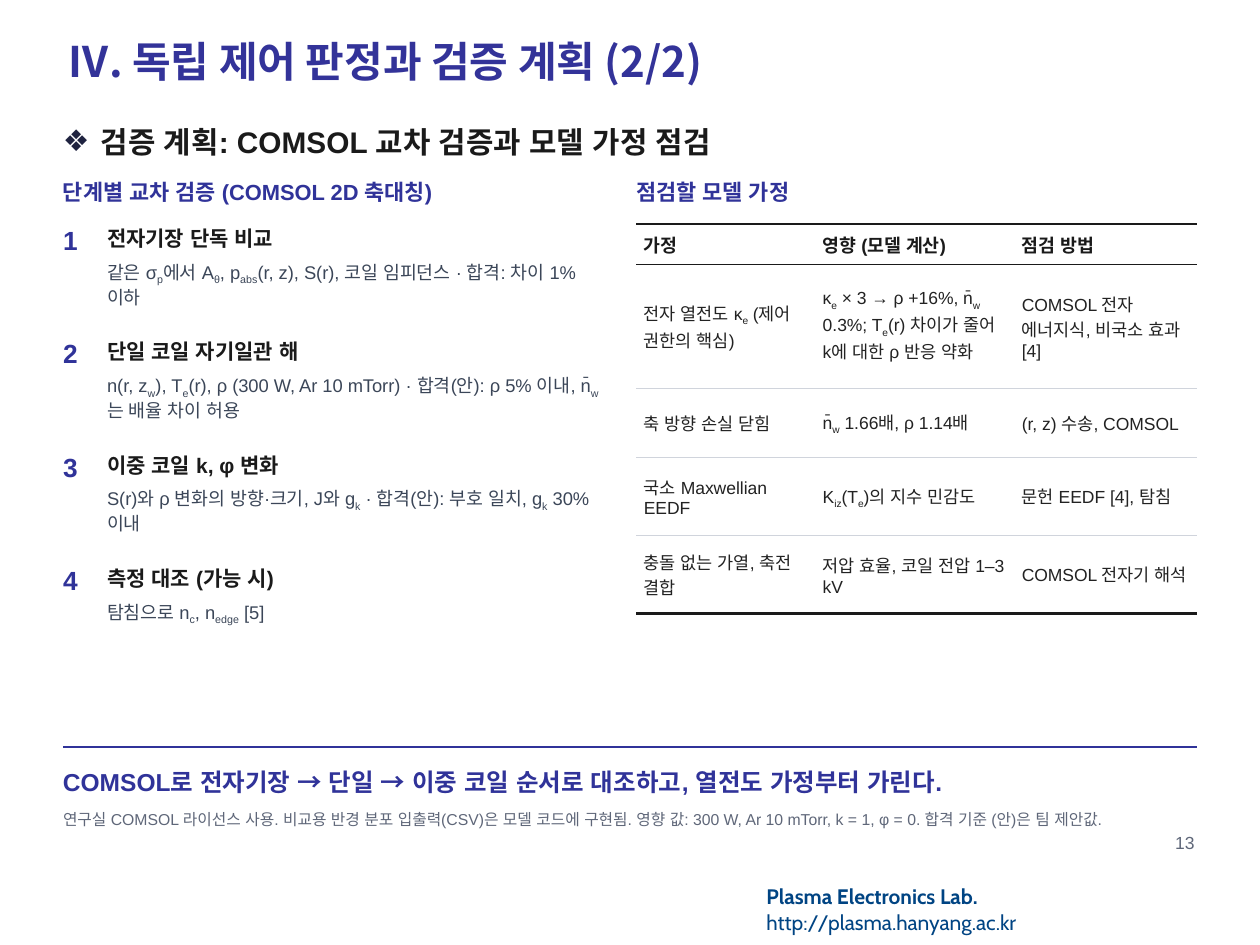
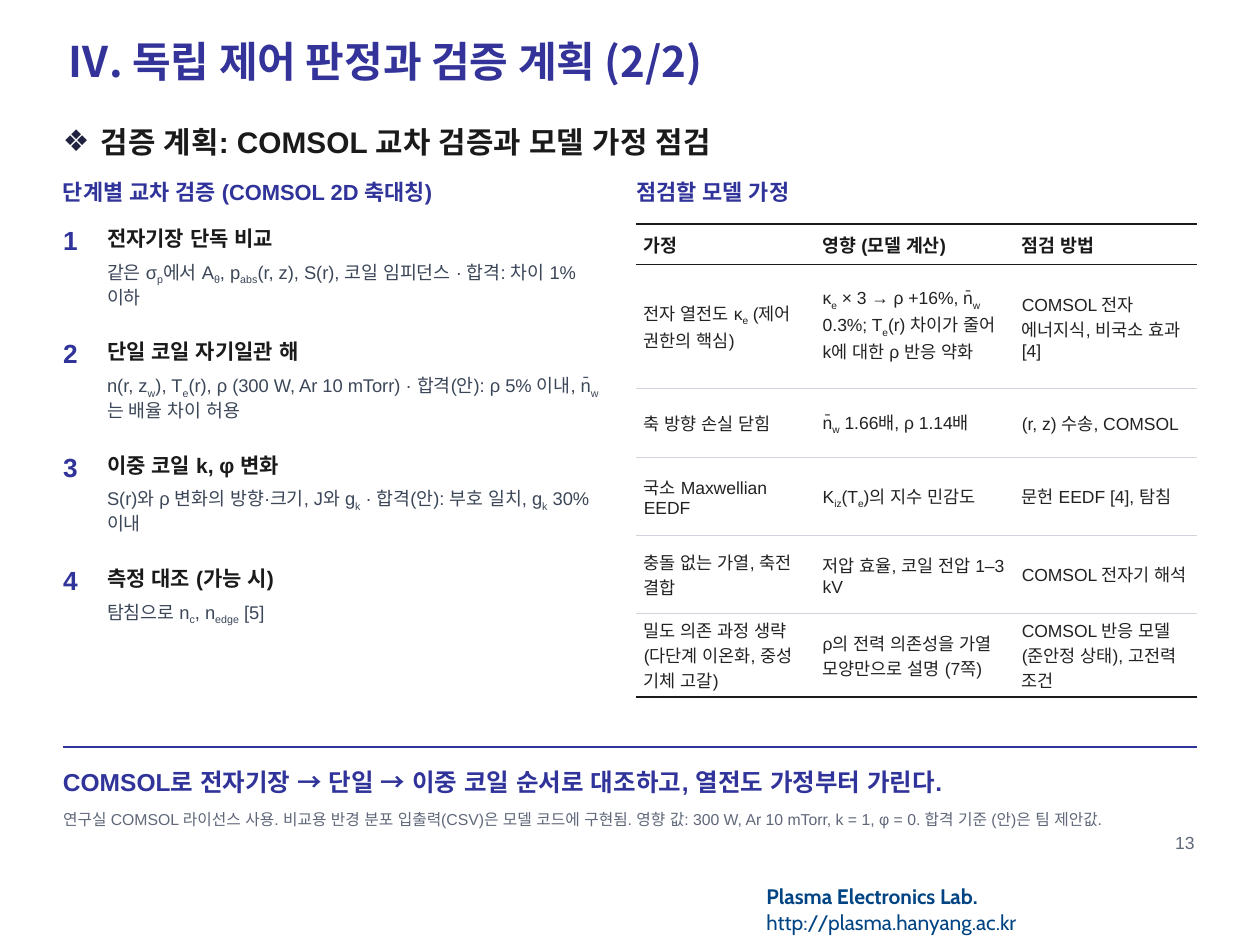
Before and after one commit to garlicjam-pyo/plasma, a slide deck: slide 13 of presentations/1차발표_피드백반영판.pptx. Drawn at 1260x945 pixels with LibreOffice and Linux fonts; fonts in the diff are those of the drawing; background and template pictures are left out. Boxes give left, top, right and bottom in pixels: in the first picture for what was removed or moved away, otherwise in the second. Text is boxed around its words. In the diff, an @@ line names an element or a change of style, - is before the commit and + after.

```diff
--- a/presentations/1차발표_피드백반영판.pptx
+++ b/presentations/1차발표_피드백반영판.pptx
@@ table at [636,224,1197,695] @@
+row 6: 밀도 의존 과정 생략 (다단계 이온화, 중성 기체 고갈) | ρ의 전력 의존성을 가열 모양만으로 설명 (7쪽) | COMSOL 반응 모델 (준안정 상태), 고전력 조건
```
Also in this commit, not shown: 2 other slides changed, 6 other files.
